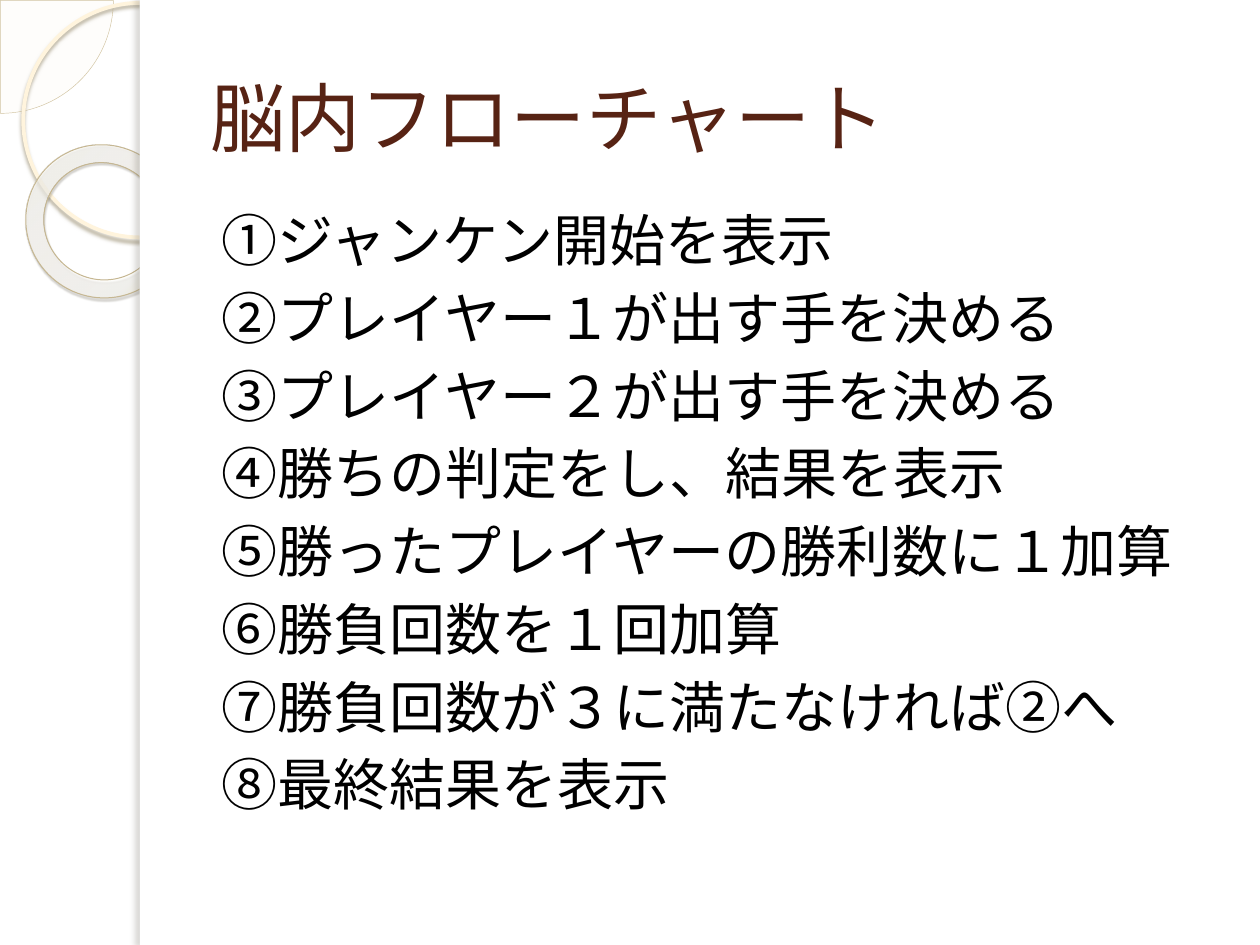
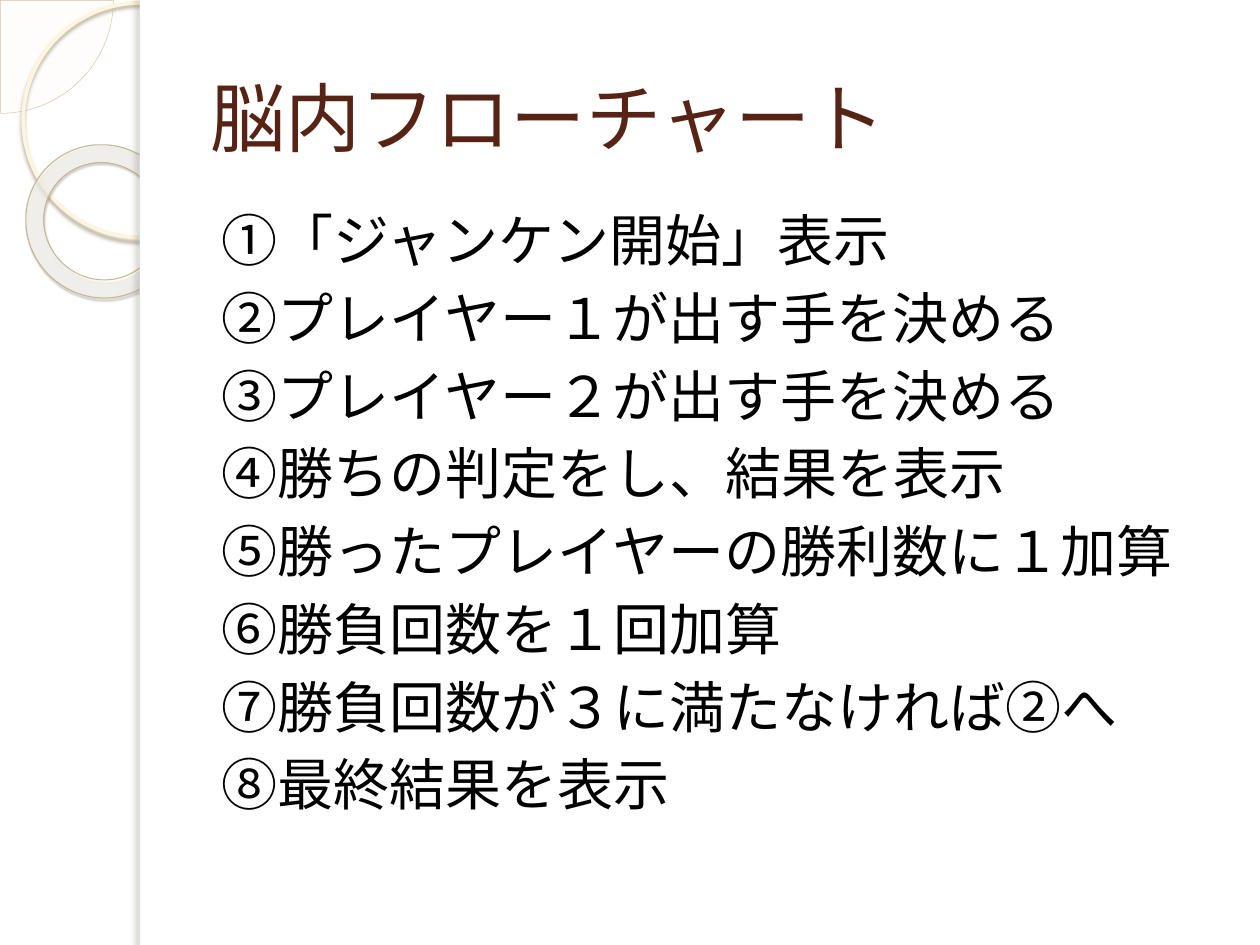
Before and after one commit to yuridonus/FEstudy, a slide deck: slide 9 of objectStudy.pptx. Drawn at 1260x945 pixels with LibreOffice and Linux fonts; fonts in the diff are those of the drawing; background and template pictures are left out. Boxes give left, top, right and bottom in pixels: in the first picture for what was removed or moved away, otherwise in the second. Text is boxed around its words. In the diff, an @@ line names an element or a change of style, - is before the commit and + after.

```diff
--- a/objectStudy.pptx
+++ b/objectStudy.pptx
@@ text at (x1=222, y1=213, x2=890, y2=266): text changed @@
-①ジャンケン開始を表示
+①「ジャンケン開始」表示
```
Also in this commit, not shown: 12 other slides changed, 15 slides added, 5 slides removed.
